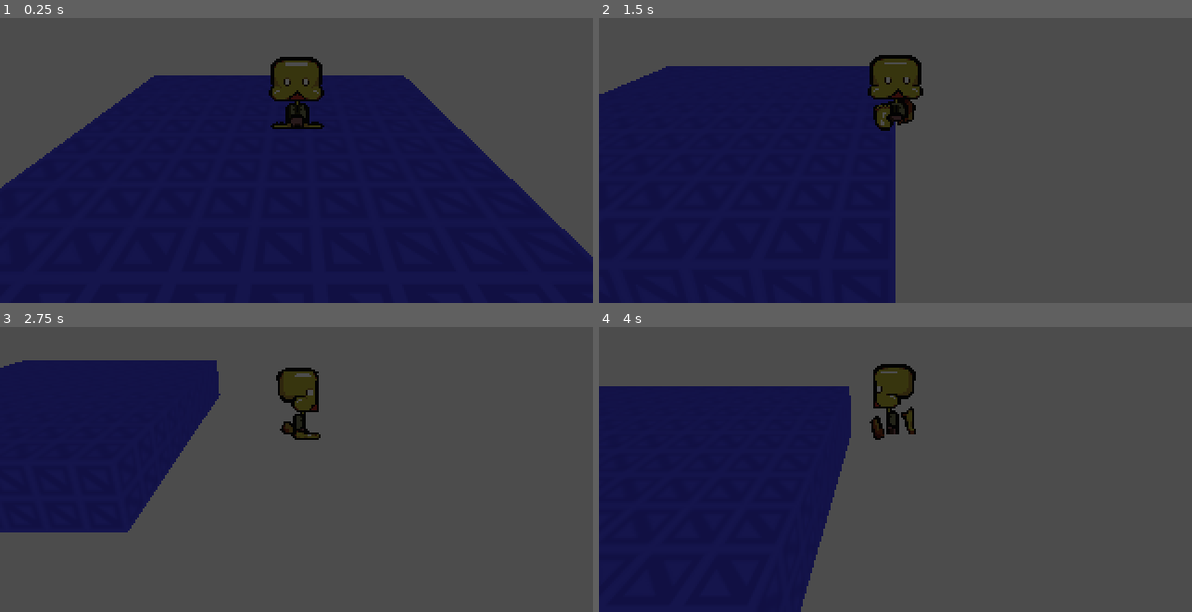
Above: before the commit, frames 1-4 (two rows, left to right).
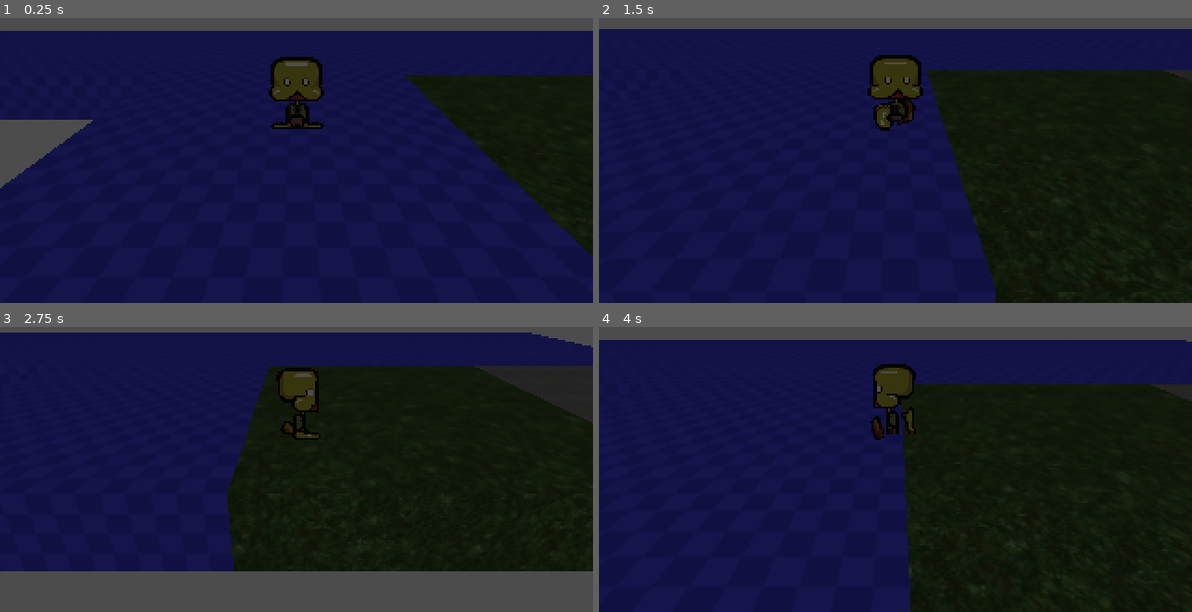
Above: after the commit, the same moments.

Repository: evanbones/Project-Phoenix
Game: Godot game, scene res://Scenes/Levels/DevTesting.tscn
Same seed, same stepped clock (60 frames per second), same inputs: the game is played once before the commit and once after it.
Inputs:
- Up to frame 1 (0.25 s): no input
- Up to frame 2 (1.5 s): tap Enter at 0.5 s; hold Right (ui_right) 0.53-1.28 s; hold Down (ui_down) from 1.28 s (still down)
- Up to frame 3 (2.75 s): release Down (ui_down) at 2.03 s; hold Right (ui_right) from 2.03 s (still down)
- Up to frame 4 (4 s): release Right (ui_right) at 2.78 s; hold Up (ui_up) 2.78-3.53 s; hold Left (ui_left) from 3.53 s (still down)

The runs differ from the first frame. In frame 1, 29% of the frame differs, in the area x 0-100%, y 4-84%; in frame 2, 54%; in frame 3, 64%, in the area x 0-100%, y 1-86%; in frame 4, 63%.

Commit message:
Lots of cleaning up

Diff:
--- a/Environments/GiftPlane.tres
+++ /dev/null
@@ -1,10 +0,0 @@
-[gd_resource type="Environment" format=2]
-
-[resource]
-background_mode = 1
-background_color = Color( 0.905882, 0.905882, 0.905882, 1 )
-ambient_light_color = Color( 1, 1, 1, 1 )
-ambient_light_energy = 0.45
-fog_enabled = true
-fog_color = Color( 1, 1, 1, 1 )
-fog_sun_color = Color( 1, 1, 1, 1 )
--- a/Materials/triplaner/evencare/0tile_1.tres
+++ /dev/null
@@ -1,8 +0,0 @@
-[gd_resource type="SpatialMaterial" load_steps=2 format=2]
-
-[ext_resource path="res://Textures/GiftPlane/even_otile_1.png" type="Texture" id=1]
-
-[resource]
-flags_world_triplanar = true
-albedo_texture = ExtResource( 1 )
-uv1_triplanar = true
--- a/Scenes/KinematicBody.tscn
+++ /dev/null
@@ -1,14 +0,0 @@
-[gd_scene load_steps=3 format=2]
-
-[sub_resource type="CapsuleMesh" id=1]
-
-[sub_resource type="CapsuleShape" id=2]
-
-[node name="Player" type="KinematicBody"]
-
-[node name="MeshInstance" type="MeshInstance" parent="."]
-mesh = SubResource( 1 )
-material/0 = null
-
-[node name="CollisionShape" type="CollisionShape" parent="."]
-shape = SubResource( 2 )
--- a/Scenes/Levels/DevTesting.tscn
+++ b/Scenes/Levels/DevTesting.tscn
@@ -1,25 +1,14 @@
-[gd_scene load_steps=14 format=2]
+[gd_scene load_steps=9 format=2]
 
 [ext_resource path="res://Scripts/snd_material.gd" type="Script" id=1]
 [ext_resource path="res://Models/UVcube.obj" type="ArrayMesh" id=2]
-[ext_resource path="res://Materials/triplaner/evencare/0tile_1.tres" type="Material" id=3]
 [ext_resource path="res://Materials/triplaner/newmaker/grass.tres" type="Material" id=4]
 [ext_resource path="res://Materials/triplaner/newmaker/stonebrick.tres" type="Material" id=5]
 [ext_resource path="res://Scenes/Prefabs/Player.tscn" type="PackedScene" id=9]
 [ext_resource path="res://Scenes/Prefabs/SettingsHandler.tscn" type="PackedScene" id=10]
 [ext_resource path="res://Materials/Even_care/even_tile.tres" type="Material" id=11]
-[ext_resource path="res://shaders/backdrop_scroll.tres" type="Shader" id=13]
-[ext_resource path="res://Textures/GiftPlane/backgrounds/background_tile1.png" type="Texture" id=14]
 
 [sub_resource type="BoxShape" id=1]
-
-[sub_resource type="PlaneMesh" id=2]
-
-[sub_resource type="ShaderMaterial" id=3]
-shader = ExtResource( 13 )
-shader_param/VectorUniform = Vector3( 0.5, 0, 0 )
-shader_param/VectorUniform2 = Vector3( 3.5, -2.5, 0 )
-shader_param/tex_frg_13 = ExtResource( 14 )
 
 [node name="Classroom" type="Spatial"]
 
@@ -35,13 +24,12 @@
 
 [node name="MeshInstance" type="MeshInstance" parent="floor"]
 mesh = ExtResource( 2 )
-material/0 = ExtResource( 3 )
+material/0 = ExtResource( 11 )
 
 [node name="grass" type="StaticBody" parent="." groups=[
 "grass",
 ]]
 transform = Transform( 5, 0, 0, 0, 1, 0, 0, 0, 5, 10, 0, 0 )
-visible = false
 script = ExtResource( 1 )
 
 [node name="CollisionShape" type="CollisionShape" parent="grass"]
@@ -55,7 +43,6 @@
 "stone",
 ]]
 transform = Transform( 5, 0, 0, 0, 1, 0, 0, 0, 5, 20, 0, 0 )
-visible = false
 script = ExtResource( 1 )
 mat_id = 1
 
@@ -77,12 +64,10 @@
 "floor",
 ]]
 transform = Transform( 25, 0, 0, 0, 1, 0, 0, 0, 5, 0, 0, -10 )
-visible = false
 script = ExtResource( 1 )
 mat_id = 2
 
 [node name="CollisionShape" type="CollisionShape" parent="road/floor3"]
-visible = false
 shape = SubResource( 1 )
 
 [node name="MeshInstance" type="MeshInstance" parent="road/floor3"]
@@ -135,9 +120,3 @@
 [node name="CollisionShape" type="CollisionShape" parent="Boundaries/Boundary2"]
 transform = Transform( 1, 0, 0, 0, 1, 0, 0, 0, 1, 0, 0, 0.176696 )
 shape = SubResource( 1 )
-
-[node name="BackDrop" type="MeshInstance" parent="."]
-transform = Transform( 172.294, 0, 0, 0, -5.75329e-07, -101.952, 0, 13.162, -4.45649e-06, -0.0437069, -0.547698, -19.6025 )
-visible = false
-mesh = SubResource( 2 )
-material/0 = SubResource( 3 )
--- a/Scenes/Node2D.tscn
+++ /dev/null
@@ -1,10 +0,0 @@
-[gd_scene load_steps=2 format=2]
-
-[ext_resource path="res://icon.png" type="Texture" id=1]
-
-[node name="Node2D" type="Node2D"]
-position = Vector2( -0.557388, 0 )
-
-[node name="icon" type="Sprite" parent="."]
-position = Vector2( 176.094, 108.793 )
-texture = ExtResource( 1 )
--- a/Scenes/Prefabs/Player.gd
+++ b/Scenes/Prefabs/Player.gd
@@ -2,7 +2,7 @@
 
 #Movement Calculations
 export var gravity = Vector3.DOWN * 10
-export var speed = 6
+export var speed = 4
 
 var direction = Vector3()
 var velocity = Vector3()
@@ -51,8 +51,6 @@
 		direction.z -= 1
 	if Input.is_action_pressed("ui_down"):
 		direction.z += 1
-
-	direction = direction.normalized()
 
 	#Direction Calculations
 	if direction.x > 0: # right
--- a/Scenes/Prefabs/Player.tscn
+++ b/Scenes/Prefabs/Player.tscn
@@ -21,7 +21,6 @@
 [ext_resource path="res://Sprites/Guardian/Back_walk/Gaurdian_bwalk2.png" type="Texture" id=19]
 [ext_resource path="res://Sprites/Guardian/Back_walk/Gaurdian_bwalk3.png" type="Texture" id=20]
 [ext_resource path="res://Sprites/Guardian/Back_walk/Gaurdian_bwalk4.png" type="Texture" id=21]
-[ext_resource path="res://Scripts/Camera/look_at_camera.gd" type="Script" id=22]
 [ext_resource path="res://SFX/Steps/Grass_L.wav" type="AudioStream" id=23]
 [ext_resource path="res://SFX/Steps/Grass_R.wav" type="AudioStream" id=24]
 [ext_resource path="res://SFX/Steps/snd_step_stone1.wav" type="AudioStream" id=25]
@@ -37,6 +36,21 @@
 "loop": true,
 "name": "f_idle",
 "speed": 0.0
+}, {
+"frames": [ ExtResource( 7 ), ExtResource( 8 ), ExtResource( 9 ), ExtResource( 10 ) ],
+"loop": true,
+"name": "f_walk",
+"speed": 7.0
+}, {
+"frames": [ ExtResource( 2 ) ],
+"loop": true,
+"name": "b_idle",
+"speed": 0.0
+}, {
+"frames": [ ExtResource( 3 ), ExtResource( 4 ), ExtResource( 5 ), ExtResource( 6 ) ],
+"loop": true,
+"name": "r_walk",
+"speed": 7.0
 }, {
 "frames": [ ExtResource( 17 ) ],
 "loop": true,
@@ -57,22 +71,18 @@
 "loop": true,
 "name": "r_idle",
 "speed": 0.0
-}, {
-"frames": [ ExtResource( 2 ) ],
-"loop": true,
-"name": "b_idle",
-"speed": 0.0
-}, {
-"frames": [ ExtResource( 3 ), ExtResource( 4 ), ExtResource( 5 ), ExtResource( 6 ) ],
-"loop": true,
-"name": "r_walk",
-"speed": 7.0
-}, {
-"frames": [ ExtResource( 7 ), ExtResource( 8 ), ExtResource( 9 ), ExtResource( 10 ) ],
-"loop": true,
-"name": "f_walk",
-"speed": 7.0
 } ]
+
+[sub_resource type="GDScript" id=3]
+script/source = "extends AnimatedSprite3D
+export var lockZ = true
+var camera_pos = Vector3()
+func _process(delta):
+	camera_pos = get_viewport().get_camera().global_transform.origin
+	if lockZ:
+		camera_pos.z = camera_pos.z + 1000
+	look_at(camera_pos, Vector3.UP)
+"
 
 [node name="Player" type="KinematicBody"]
 transform = Transform( 1, 0, 0, 0, -4.37114e-08, -1, 0, 1, -4.37114e-08, 0, 0, 0 )
@@ -95,9 +105,9 @@
 shaded = true
 frames = SubResource( 2 )
 animation = "f_walk"
-frame = 2
+frame = 1
 playing = true
-script = ExtResource( 22 )
+script = SubResource( 3 )
 
 [node name="groundray" type="RayCast" parent="."]
 transform = Transform( 1, 0, 0, 0, -4.37114e-08, 1, 0, -1, -4.37114e-08, 0, 0.005, 0.592 )
--- a/Scenes/camera_follower.gd
+++ /dev/null
@@ -1,39 +0,0 @@
-extends KinematicBody
-export var followDistance = 3
-export (NodePath) var targetPath
-var currentpos = Vector3()
-var velocity = Vector3()
-var dir = Vector3()
-func _ready():
-	pass
-
-func _physics_process(delta):
-	var targetpos = get_node(targetPath).get_translation()
-	currentpos = self.get_translation()
-	var xdistance = targetpos.x - currentpos.x
-
-	#X Follow
-	xdistance = abs(xdistance)
-	if xdistance >= followDistance:
-		if currentpos.x > targetpos.x:
-			dir.x = -(xdistance - followDistance)
-		elif currentpos.x < targetpos.x:
-			dir.x = (xdistance - followDistance)
-		else:
-			dir.x = 0
-	else:
-		dir.x = 0
-
-	#Z Follow
-	var zdistance = targetpos.z - currentpos.z
-	zdistance = abs(zdistance)
-	if zdistance >= followDistance:
-		if currentpos.z > targetpos.z:
-			dir.z = -(zdistance - followDistance)
-		elif currentpos.z < targetpos.z:
-			dir.z = (zdistance - followDistance)
-		else:
-			dir.z = 0
-	else:
-		dir.z = 0
-	set_translation(currentpos + dir)
--- a/Scenes/camera_follower.tscn
+++ /dev/null
@@ -1,7 +0,0 @@
-[gd_scene load_steps=2 format=2]
-
-[ext_resource path="res://Scenes/camera_follower.gd" type="Script" id=1]
-
-[node name="camera_follower" type="KinematicBody"]
-visible = false
-script = ExtResource( 1 )
--- a/Scripts/Camera/camera_follow_basic.gd
+++ /dev/null
@@ -1,17 +0,0 @@
-extends Camera
-export var offset = Vector3(0, 3, 10)
-export var xclamped = true
-export var xrange = Vector2(10, 10)
-export var zclamped = false
-export var zrange = Vector2(10, 10)
-export (NodePath) var targetPath
-var pos = Vector3()
-
-func _physics_process(delta):
-	var targetpos = get_node(targetPath).get_translation()
-	pos = offset + targetpos
-	if xclamped:
-		pos.x = clamp(pos.x, xrange.x, xrange.y)
-	if zclamped:
-		pos.z = clamp(pos.z, zrange.x, zrange.y)
-	set_translation(pos)
--- a/Scripts/Camera/look_at_camera.gd
+++ /dev/null
@@ -1,8 +0,0 @@
-extends AnimatedSprite3D
-export var lockZ = true
-var camera_pos = Vector3()
-func _process(delta):
-	camera_pos = get_viewport().get_camera().global_transform.origin
-	if lockZ:
-		camera_pos.z = camera_pos.z + 1000
-	look_at(camera_pos, Vector3.UP)
--- a/project.godot
+++ b/project.godot
@@ -16,13 +16,14 @@
 
 config/name="Project Phoenix"
 run/main_scene="res://Scenes/Levels/DevTesting.tscn"
-boot_splash/image="res://Materials/LoadingScreens/GiftPlaneLoading.png"
+boot_splash/image="res://LoadingScreens/GiftPlaneLoading.png"
 config/icon="res://icon.png"
 
 [display]
 
 window/size/width=320
 window/size/height=240
+window/size/resizable=false
 window/size/test_width=1000
 window/size/test_height=750
 window/vsync/use_vsync=false
@@ -106,6 +107,11 @@
 , Object(InputEventJoypadButton,"resource_local_to_scene":false,"resource_name":"","device":0,"button_index":10,"pressure":0.0,"pressed":false,"script":null)
  ]
 }
+ui_jump={
+"deadzone": 0.5,
+"events": [ Object(InputEventKey,"resource_local_to_scene":false,"resource_name":"","device":0,"alt":false,"shift":false,"control":false,"meta":false,"command":false,"pressed":false,"scancode":32,"unicode":0,"echo":false,"script":null)
+ ]
+}
 
 [physics]
 
--- a/shaders/backdrop_scroll.tres
+++ /dev/null
@@ -1,97 +0,0 @@
-[gd_resource type="VisualShader" load_steps=9 format=2]
-
-[sub_resource type="VisualShaderNodeVectorOp" id=1]
-operator = 2
-
-[sub_resource type="VisualShaderNodeVec3Uniform" id=2]
-uniform_name = "VectorUniform2"
-
-[sub_resource type="VisualShaderNodeTexture" id=3]
-
-[sub_resource type="VisualShaderNodeInput" id=4]
-input_name = "screen_uv"
-
-[sub_resource type="VisualShaderNodeInput" id=5]
-input_name = "time"
-
-[sub_resource type="VisualShaderNodeVectorOp" id=6]
-
-[sub_resource type="VisualShaderNodeVec3Uniform" id=7]
-uniform_name = "VectorUniform"
-
-[sub_resource type="VisualShaderNodeVectorOp" id=8]
-operator = 2
-
-[resource]
-code = "shader_type spatial;
-render_mode specular_schlick_ggx, unshaded, shadows_disabled;
-
-uniform vec3 VectorUniform;
-uniform vec3 VectorUniform2;
-uniform sampler2D tex_frg_13;
-
-
-
-void vertex() {
-// Output:0
-
-}
-
-void fragment() {
-// VectorUniform:8
-	vec3 n_out8p0 = VectorUniform;
-
-// Input:5
-	float n_out5p0 = TIME;
-
-// VectorOp:9
-	vec3 n_out9p0 = n_out8p0 * vec3(n_out5p0);
-
-// Input:3
-	vec3 n_out3p0 = vec3(SCREEN_UV, 0.0);
-
-// VectorUniform:12
-	vec3 n_out12p0 = VectorUniform2;
-
-// VectorOp:11
-	vec3 n_out11p0 = n_out3p0 * n_out12p0;
-
-// VectorOp:7
-	vec3 n_out7p0 = n_out9p0 + n_out11p0;
-
-// Texture:13
-	vec4 tex_frg_13_read = texture(tex_frg_13, n_out7p0.xy);
-	vec3 n_out13p0 = tex_frg_13_read.rgb;
-	float n_out13p1 = tex_frg_13_read.a;
-
-// Output:0
-	ALBEDO = n_out13p0;
-
-}
-
-void light() {
-// Output:0
-
-}
-"
-graph_offset = Vector2( -1047, 240 )
-flags/shadows_disabled = true
-flags/unshaded = true
-nodes/fragment/0/position = Vector2( 560, 140 )
-nodes/fragment/3/node = SubResource( 4 )
-nodes/fragment/3/position = Vector2( -620, 360 )
-nodes/fragment/5/node = SubResource( 5 )
-nodes/fragment/5/position = Vector2( -600, 140 )
-nodes/fragment/7/node = SubResource( 6 )
-nodes/fragment/7/position = Vector2( -200, 260 )
-nodes/fragment/8/node = SubResource( 7 )
-nodes/fragment/8/position = Vector2( -620, 40 )
-nodes/fragment/9/node = SubResource( 8 )
-nodes/fragment/9/position = Vector2( -340, 80 )
-nodes/fragment/11/node = SubResource( 1 )
-nodes/fragment/11/position = Vector2( -360, 400 )
-nodes/fragment/12/node = SubResource( 2 )
-nodes/fragment/12/position = Vector2( -620, 460 )
-nodes/fragment/13/node = SubResource( 3 )
-nodes/fragment/13/position = Vector2( 100, 140 )
-nodes/fragment/connections = PoolIntArray( 8, 0, 9, 0, 5, 0, 9, 1, 9, 0, 7, 0, 7, 0, 13, 0, 13, 0, 0, 0, 12, 0, 11, 1, 3, 0, 11, 0, 11, 0, 7, 1 )
Binary file removed: Materials/LoadingScreens/GiftPlaneLoading.png
Not shown, removed: Materials/LoadingScreens/GiftPlaneLoading.png.import
Not shown, removed: Music/WorkZone.wav.import
Binary file removed: Textures/GiftPlane/backgrounds/background_tile1.png
Not shown, removed: Textures/GiftPlane/backgrounds/background_tile1.png.import
Binary file removed: Textures/GiftPlane/even_otile_1.png
Not shown, removed: Textures/GiftPlane/even_otile_1.png.import
Binary file removed: Textures/Newmaker/Grass.png
Not shown, removed: Textures/Newmaker/Grass.png.import
Not shown, changed: Music/WorkZone.wav
